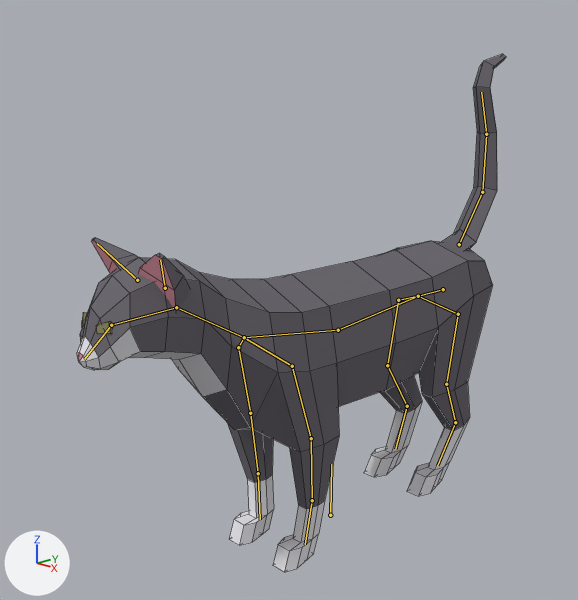
Before and after pictures for a commit that changed the Blender file Assets/Art/3D/PlayerCharacters/Cat_v2/Cat_Blend_v2.blend.
The view is the same before and after, from a 50 mm lens placed at (4.59, -5.01, 3.9), pointed at (-0.35, -0.21, 2.07). Arrows for +X, +Y and +Z are at lower left; the lights stay in place. The first picture is the older version. The bones that bend it are drawn over the model as lines. Mesh edges are drawn as thin lines.

Objects in the first picture: 'Mesh_Cat'.
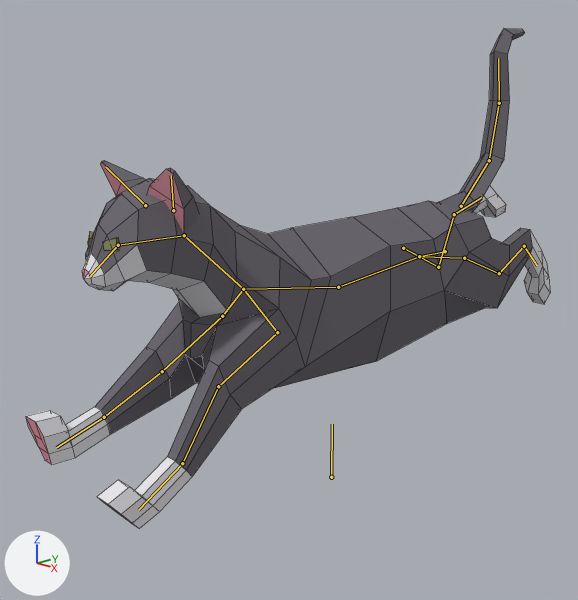
The newer file adds an action. The first version stands in its rest pose; the second is drawn at frame 1 of the action 'Cat_V2_Jump'.

The change, as a diff of the scene's bpy script:
```diff
--- a/Assets/Art/3D/PlayerCharacters/Cat_v2/Cat_Blend_v2.blend.py
+++ b/Assets/Art/3D/PlayerCharacters/Cat_v2/Cat_Blend_v2.blend.py
@@ bone_root @@
 bone_root = bpy.data.objects['Armature'].pose.bones['Root']
-bone_root.location = (0.0, 0.0, 0.0)
+bone_root.location = (0.0, 0.395, 0.0)
@@ bone_neck @@
 bone_neck = bpy.data.objects['Armature'].pose.bones['Neck']  # child of 'UpperBack'
-bone_neck.rotation_quaternion = (1.0, 0.0, 0.0, 0.0)  # degrees (0, 0, 0)
+bone_neck.rotation_quaternion = (0.995, -0.101, 0.0, 0.0)  # degrees (-12, 0, 0)
@@ bone_head @@
 bone_head = bpy.data.objects['Armature'].pose.bones['Head']  # child of 'Neck'
-bone_head.rotation_quaternion = (1.0, 0.0, 0.0, 0.0)  # degrees (0, 0, 0)
+bone_head.rotation_quaternion = (0.997, 0.079, 0.0, 0.0)  # degrees (9, 0, 0)
@@ bone_fromtleg_001_r @@
 bone_fromtleg_001_r = bpy.data.objects['Armature'].pose.bones['FromtLeg.001.R']  # child of 'UpperBack'
-bone_fromtleg_001_r.rotation_quaternion = (1.0, 0.0, 0.0, 0.0)  # degrees (0, 0, 0)
+bone_fromtleg_001_r.rotation_quaternion = (0.95, -0.212, 0.228, 0.0)  # degrees (-27, 26, -6)
@@ bone_frontleg_002_r @@
 bone_frontleg_002_r = bpy.data.objects['Armature'].pose.bones['FrontLeg.002.R']  # child of 'FromtLeg.001.R'
-bone_frontleg_002_r.rotation_quaternion = (1.0, 0.0, 0.0, 0.0)  # degrees (0, 0, 0)
+bone_frontleg_002_r.rotation_quaternion = (0.946, -0.323, 0.023, 0.0)  # degrees (-38, 3, -1)
@@ bone_fromtleg_001_l @@
 bone_fromtleg_001_l = bpy.data.objects['Armature'].pose.bones['FromtLeg.001.L']  # child of 'UpperBack'
-bone_fromtleg_001_l.rotation_quaternion = (1.0, 0.0, 0.0, 0.0)  # degrees (0, 0, 0)
+bone_fromtleg_001_l.rotation_quaternion = (0.954, -0.204, -0.219, 0.0)  # degrees (-25, -25, 6)
@@ bone_frontleg_002_l @@
 bone_frontleg_002_l = bpy.data.objects['Armature'].pose.bones['FrontLeg.002.L']  # child of 'FromtLeg.001.L'
-bone_frontleg_002_l.rotation_quaternion = (1.0, 0.0, 0.0, 0.0)  # degrees (0, 0, 0)
+bone_frontleg_002_l.rotation_quaternion = (0.916, -0.401, -0.029, 0.0)  # degrees (-47, -3, 1)
@@ bone_frontleg_003_l @@
 bone_frontleg_003_l = bpy.data.objects['Armature'].pose.bones['FrontLeg.003.L']  # child of 'FrontLeg.002.L'
-bone_frontleg_003_l.rotation_quaternion = (1.0, 0.0, 0.0, 0.0)  # degrees (0, 0, 0)
+bone_frontleg_003_l.rotation_quaternion = (0.923, 0.385, -0.02, 0.0)  # degrees (45, -2, -1)
@@ bone_frontleg_004_l @@
 bone_frontleg_004_l = bpy.data.objects['Armature'].pose.bones['FrontLeg.004.L']  # child of 'FrontLeg.003.L'
-bone_frontleg_004_l.rotation_quaternion = (1.0, 0.0, 0.0, 0.0)  # degrees (0, 0, 0)
+bone_frontleg_004_l.rotation_quaternion = (0.993, -0.116, 0.015, 0.0)  # degrees (-13, 2, 0)
@@ bone_backleg_001_r @@
 bone_backleg_001_r = bpy.data.objects['Armature'].pose.bones['BackLeg.001.R']  # child of 'Hip'
-bone_backleg_001_r.rotation_quaternion = (1.0, 0.0, 0.0, 0.0)  # degrees (0, 0, 0)
+bone_backleg_001_r.rotation_quaternion = (0.936, 0.181, -0.303, 0.0)  # degrees (24, -35, -8)
@@ bone_backleg_002_r @@
 bone_backleg_002_r = bpy.data.objects['Armature'].pose.bones['BackLeg.002.R']  # child of 'BackLeg.001.R'
-bone_backleg_002_r.rotation_quaternion = (1.0, 0.0, 0.0, 0.0)  # degrees (0, 0, 0)
+bone_backleg_002_r.rotation_quaternion = (0.954, 0.3, 0.0, 0.0)  # degrees (35, 0, 0)
@@ bone_backleg_003_r @@
 bone_backleg_003_r = bpy.data.objects['Armature'].pose.bones['BackLeg.003.R']  # child of 'BackLeg.002.R'
-bone_backleg_003_r.rotation_quaternion = (1.0, 0.0, 0.0, 0.0)  # degrees (0, 0, 0)
+bone_backleg_003_r.rotation_quaternion = (0.87, 0.491, 0.048, 0.001)  # degrees (59, 5, 3)
@@ bone_hip_015 @@
 bone_hip_015 = bpy.data.objects['Armature'].pose.bones['Hip.015']  # child of 'Hip'
-bone_hip_015.rotation_quaternion = (1.0, 0.0, 0.0, 0.0)  # degrees (0, 0, 0)
+bone_hip_015.rotation_quaternion = (0.996, -0.092, 0.0, 0.0)  # degrees (-11, 0, 0)
@@ bone_backleg_001_l @@
 bone_backleg_001_l = bpy.data.objects['Armature'].pose.bones['BackLeg.001.L']  # child of 'Hip'
-bone_backleg_001_l.rotation_quaternion = (1.0, 0.0, 0.0, 0.0)  # degrees (0, 0, 0)
+bone_backleg_001_l.rotation_quaternion = (0.929, 0.189, 0.317, 0.0)  # degrees (26, 36, 9)
@@ bone_backleg_002_l @@
 bone_backleg_002_l = bpy.data.objects['Armature'].pose.bones['BackLeg.002.L']  # child of 'BackLeg.001.L'
-bone_backleg_002_l.rotation_quaternion = (1.0, 0.0, 0.0, 0.0)  # degrees (0, 0, 0)
+bone_backleg_002_l.rotation_quaternion = (0.949, 0.314, 0.0, 0.0)  # degrees (37, 0, 0)
@@ bone_backleg_003_l @@
 bone_backleg_003_l = bpy.data.objects['Armature'].pose.bones['BackLeg.003.L']  # child of 'BackLeg.002.L'
-bone_backleg_003_l.rotation_quaternion = (1.0, 0.0, 0.0, 0.0)  # degrees (0, 0, 0)
+bone_backleg_003_l.rotation_quaternion = (1.0, 0.015, -0.001, 0.0)  # degrees (2, 0, 0)
```

Location of each change, [x1, y1, x2, y2] in pixels of the pictures (578 x 600 px):
'Mesh_Cat', posed (22% wider): before [77, 54, 506, 572]; after [26, 29, 550, 529]
bone 'Root', root to tip: before (330, 515) to (331, 464); after (331, 477) to (332, 424)
bone 'Neck', root to tip: before (244, 337) to (176, 307); after (243, 289) to (184, 235)
bone 'Head', root to tip: before (176, 307) to (111, 325); after (184, 235) to (118, 245)
bone 'FromtLeg.001.R', root to tip: before (244, 337) to (238, 347); after (243, 289) to (222, 316)
bone 'FrontLeg.002.R', root to tip: before (238, 347) to (250, 413); after (222, 316) to (162, 371)
bone 'FromtLeg.001.L', root to tip: before (244, 337) to (292, 366); after (243, 289) to (277, 332)
bone 'FrontLeg.002.L', root to tip: before (292, 366) to (311, 438); after (277, 332) to (218, 386)
bone 'FrontLeg.003.L', root to tip: before (311, 438) to (312, 500); after (218, 386) to (182, 463)
bone 'FrontLeg.004.L', root to tip: before (312, 500) to (305, 544); after (182, 463) to (138, 510)
bone 'BackLeg.001.R', root to tip: before (418, 296) to (398, 300); after (419, 256) to (403, 248)
bone 'BackLeg.002.R', root to tip: before (398, 300) to (387, 365); after (403, 248) to (438, 267)
bone 'BackLeg.003.R', root to tip: before (387, 365) to (407, 406); after (438, 267) to (454, 214)
bone 'Hip.015', root to tip: before (459, 244) to (482, 192); after (461, 206) to (489, 160)
bone 'BackLeg.001.L', root to tip: before (418, 296) to (458, 314); after (419, 256) to (464, 258)
bone 'BackLeg.002.L', root to tip: before (458, 314) to (446, 384); after (464, 258) to (499, 273)
bone 'BackLeg.003.L', root to tip: before (446, 384) to (455, 422); after (499, 273) to (524, 246)
